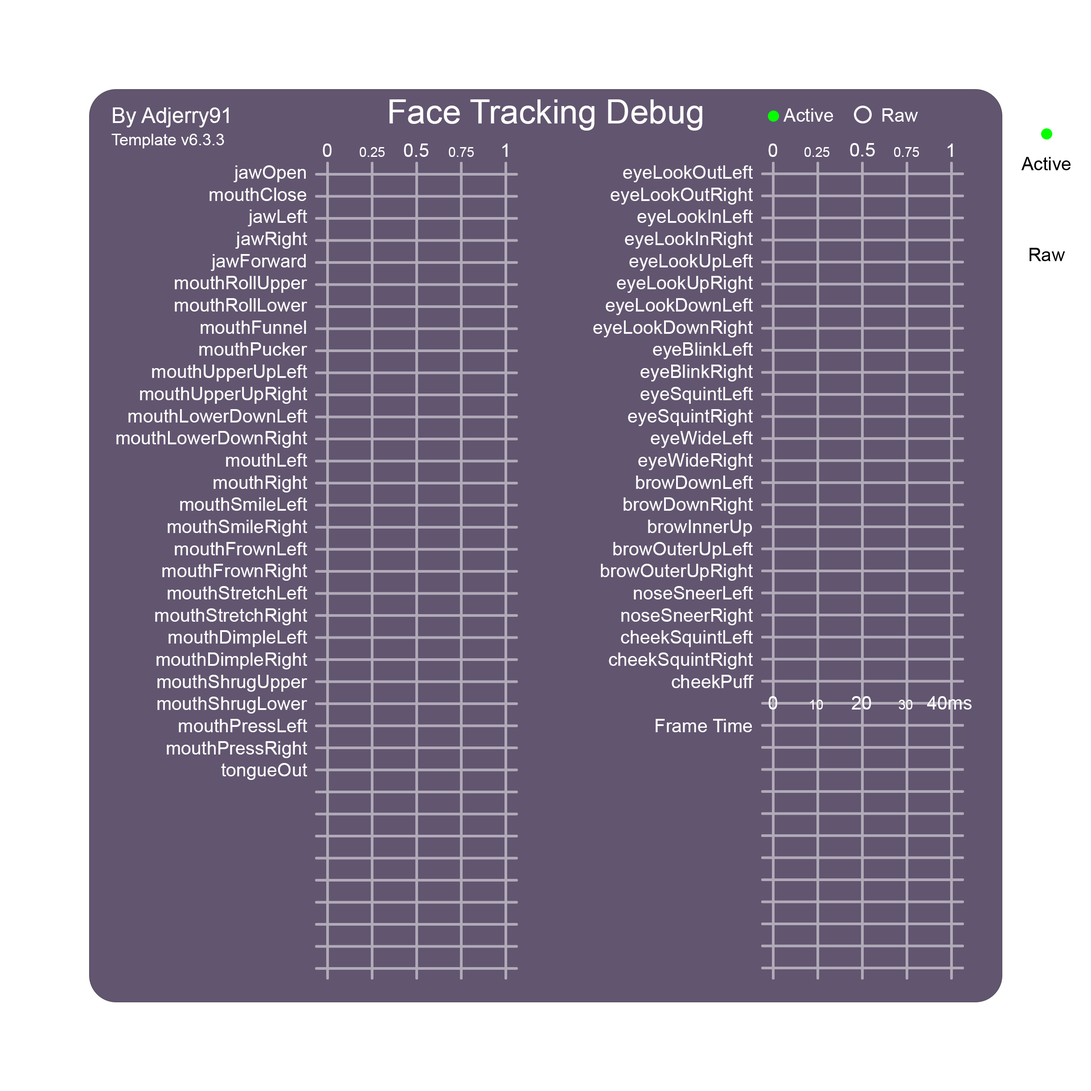
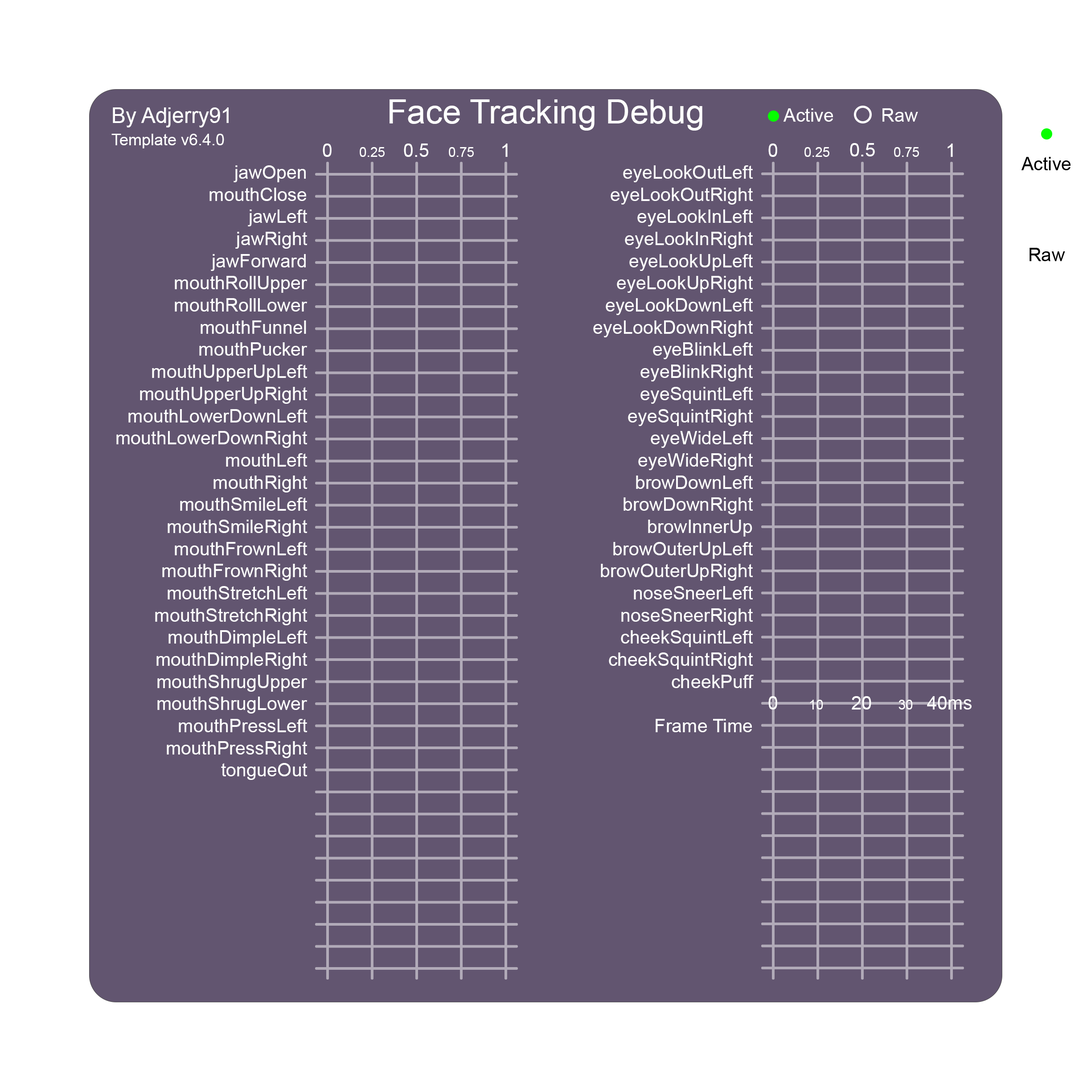
The second 1091px x 1091px image is a revision of the first. Changes to its layers:
painted on "Template Version" over [202,133,225,146]
